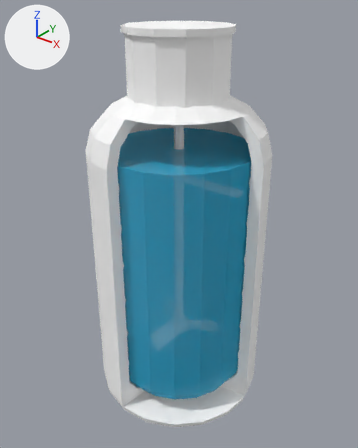
A saved change to the glTF model packages/editor-2.5d-react/assets/models/mixer.glb.
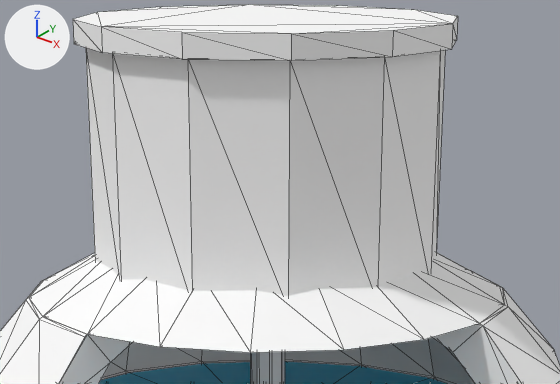
Old and new are each drawn whole from a 50 mm lens placed at (1.463, -1.829, 2.173), pointed at (-0.055, 0.069, 0.996) and again close up on the part from 28% to 75% of the width and 4% to 30% of the height. The lights are fixed; the arrows at upper left show +X, +Y and +Z. The first two pictures are the older version. The close-ups show mesh edges as thin lines. Where no turn or scale is listed for an object, it has been applied to the vertices.

In view in the first close-up: 'housing', 'housing.lid', 'liquid', 'shaft', 'shell.band', 'shell.upper'.
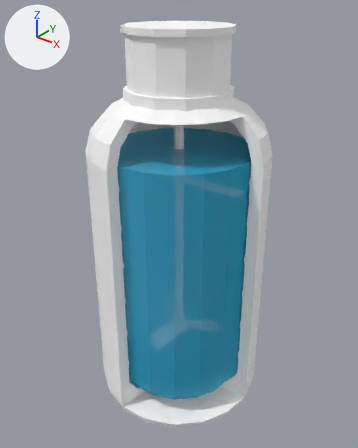
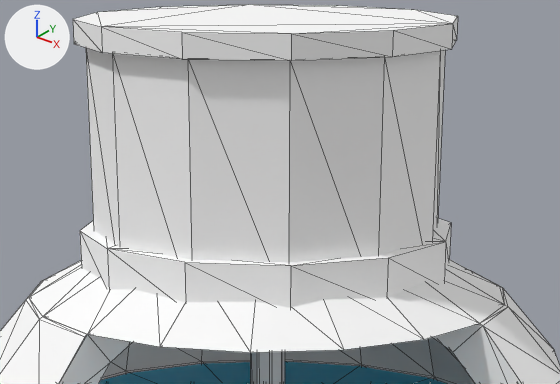
Commit message: mixer round 3: collar band at the motor cap base; ring/collar primitives

Changed parts and their boxes (x1, y1, x2, y2) in the close-ups (560 x 384 px):
'housing.collar', added
    after: (80, 218, 451, 308)

What changed in the scene script:
```text
Add me_housing_collar:
    me_housing_collar.from_pydata(...)  # a 12-sided cylinder along z spanning x -0.25..0.25, y -0.25..0.25, z -0.03..0.03
    me_housing_collar.materials.append(mat_hd_flask)  # white #ffffff
Add ob_housing_collar:
    ob_housing_collar = bpy.data.objects.new('housing.collar', me_housing_collar)
    ob_housing_collar.location = (0.0, 0.0, 1.71)
```
